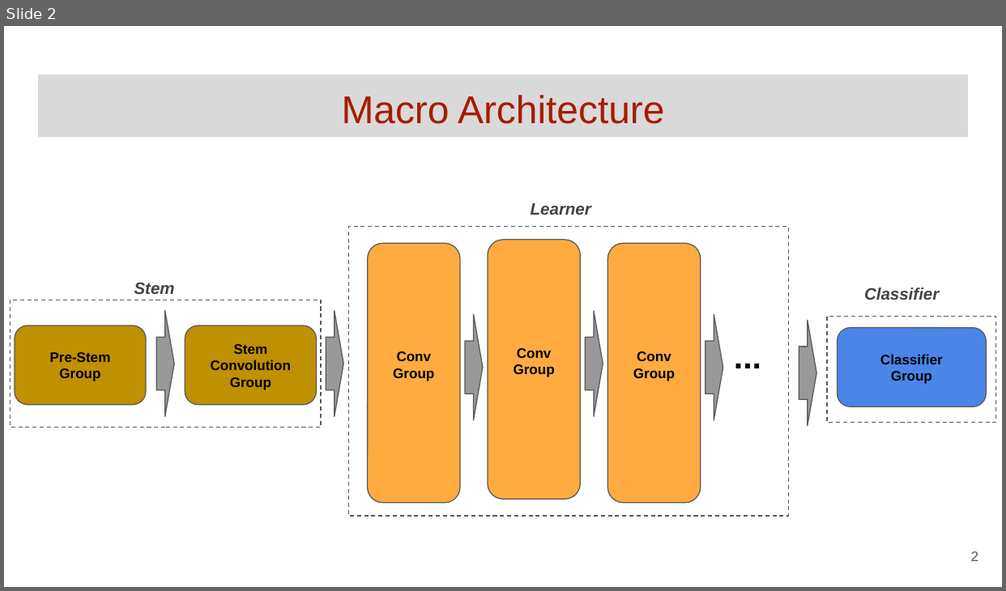
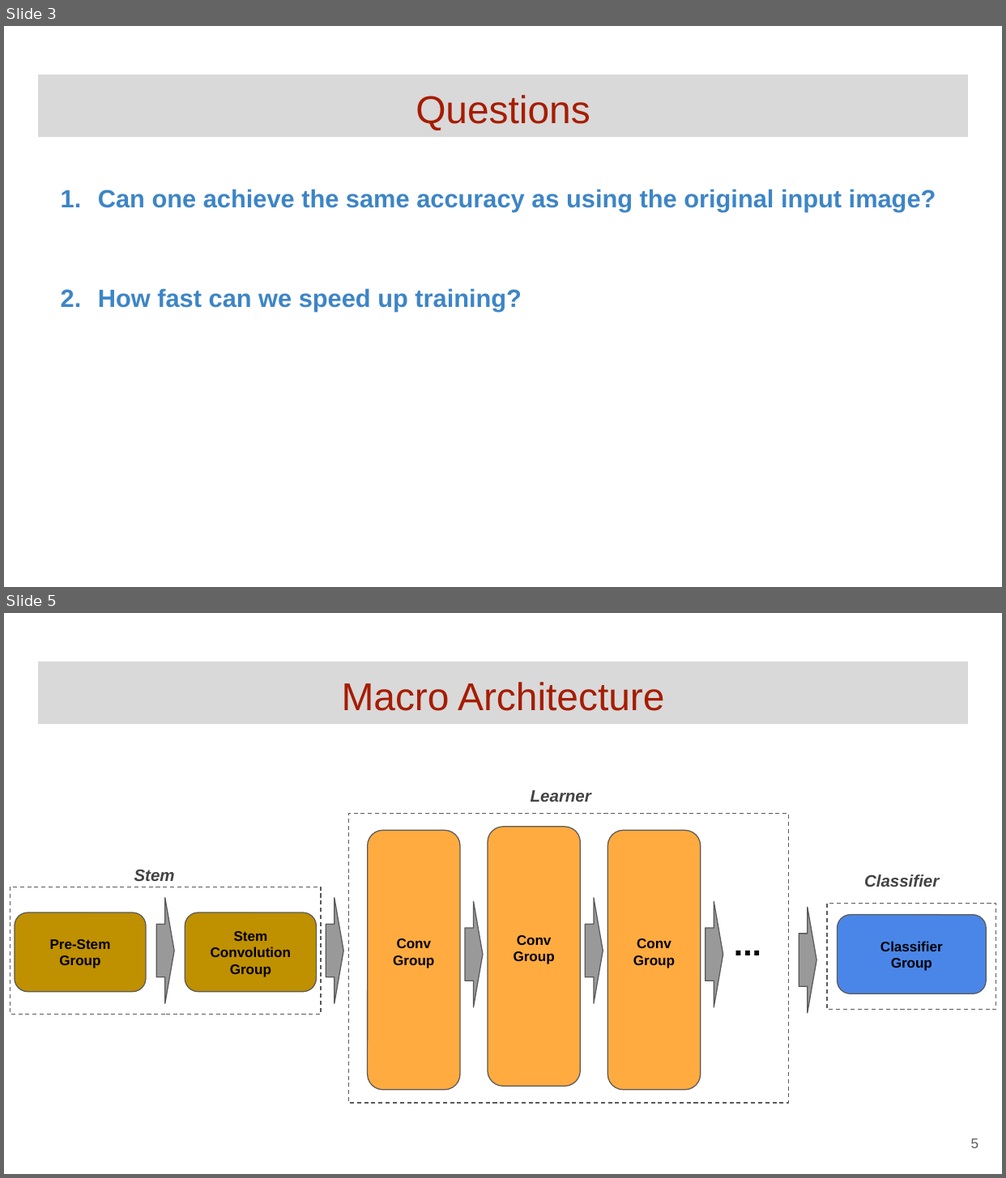
Before and after one commit to GoogleCloudPlatform/keras-idiomatic-programmer, a slide deck: community-labs/Community Lab - Encoders for CNN.pptx. Shown one above the other, each under a label of ours: slide 2 before the commit, slides 3 and 5 after it; the slides between them are not shown. The pictures are 1006x591 and 1006x1178 pixels, drawn with LibreOffice and Linux fonts; fonts in the diff are those of the drawing. Boxes give left, top, right and bottom in pixels: in the first picture for what was removed or moved away, otherwise in the second. Text is boxed around its words. In the diff, an @@ line names an element or a change of style, - is before the commit and + after.

```diff
--- a/community-labs/Community Lab - Encoders for CNN.pptx
+++ b/community-labs/Community Lab - Encoders for CNN.pptx
@@ slide 3 added at (4,26,1002,587), background #FFFFFF @@
@@ title added at (38,75,968,138), fill #D9D9D9, 28 pt, text #A61C00 @@
+Questions
@@ text added at (98,189,936,311), 18 pt, text #3D85C6, bold @@
+1. Can one achieve the same accuracy as using the original input image?
+2. How fast can we speed up training?
@@ what was slide 2 is now slide 5 @@
@@ page number at (971,1139,979,1148): text changed @@
-2
+5
```
Also in this commit, not shown: 2 other slides added.
